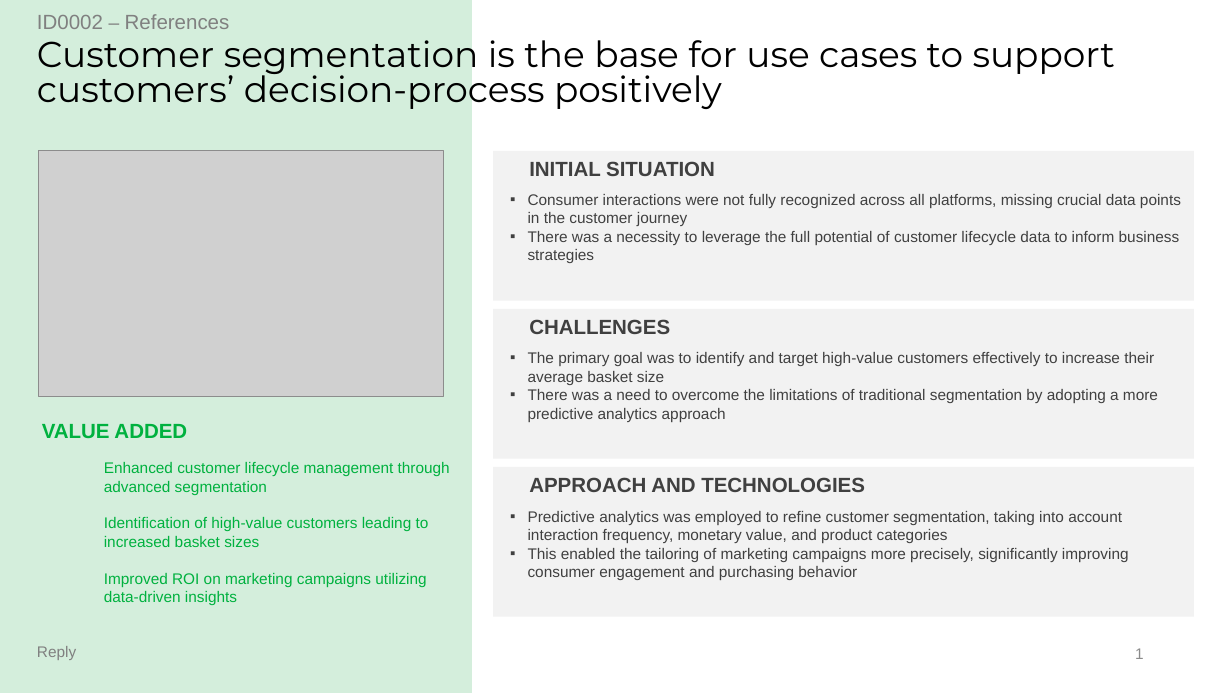
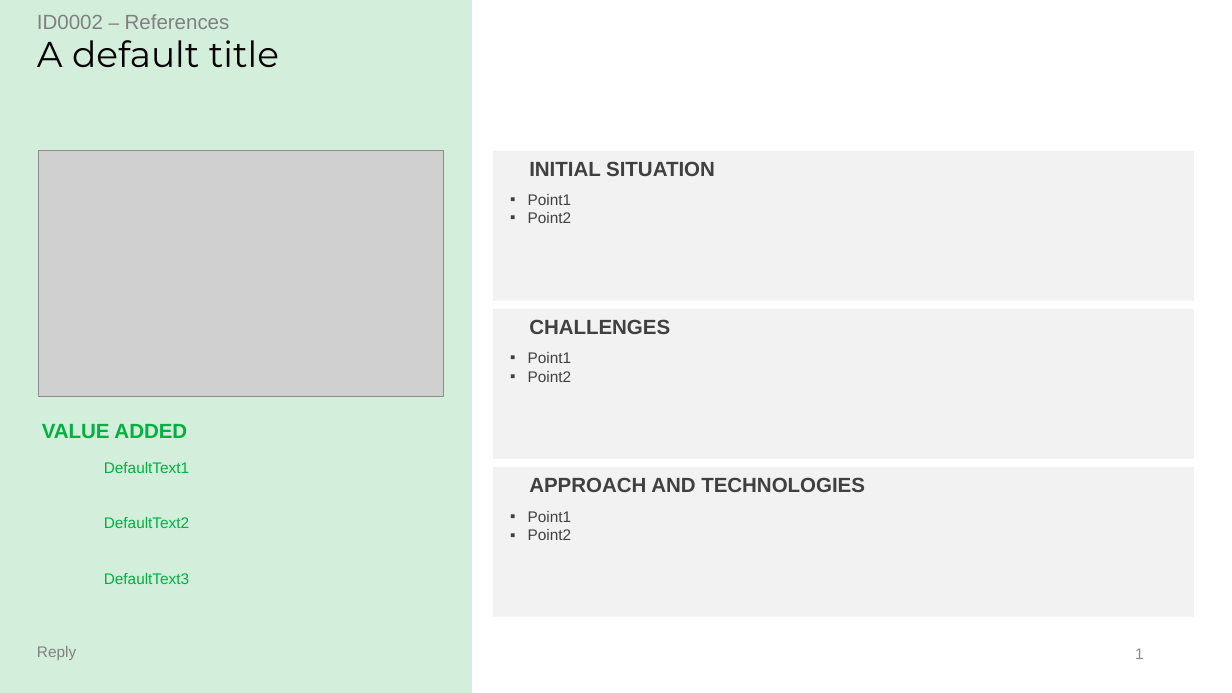
Before and after one commit to kocakkaan/skillshub-backend, a slide deck: slide 1 of src/main/resources/templates/projectreferences/project_template_en.pptx. Drawn at 1232x693 pixels with LibreOffice and Linux fonts; fonts in the diff are those of the drawing; grey boxes stand for pictures; background and template pictures are left out. Boxes give left, top, right and bottom in pixels: in the first picture for what was removed or moved away, otherwise in the second. Text is boxed around its words. In the diff, an @@ line names an element or a change of style, - is before the commit and + after.

```diff
--- a/src/main/resources/templates/projectreferences/project_template_en.pptx
+++ b/src/main/resources/templates/projectreferences/project_template_en.pptx
@@ title at [37,40,279,68]: text changed @@
-Customer segmentation is the base for use cases to support customers’ decision-process positively
+A default title
@@ text at [528,194,572,223]: text changed @@
-▪ Consumer interactions were not fully recognized across all platforms, missing crucial data points in the customer journey
-▪ There was a necessity to leverage the full potential of customer lifecycle data to inform business strategies
+▪ Point1
+▪ Point2
@@ text at [528,352,572,382]: text changed @@
-▪ The primary goal was to identify and target high-value customers effectively to increase their average basket size
-▪ There was a need to overcome the limitations of traditional segmentation by adopting a more predictive analytics approach
+▪ Point1
+▪ Point2
@@ text at [104,462,189,473]: text changed @@
-Enhanced customer lifecycle management through advanced segmentation
+DefaultText1
@@ text at [104,517,189,528]: text changed @@
-Identification of high-value customers leading to increased basket sizes
+DefaultText2
@@ text at [528,511,572,540]: text changed @@
-▪ Predictive analytics was employed to refine customer segmentation, taking into account interaction frequency, monetary value, and product categories
-▪ This enabled the tailoring of marketing campaigns more precisely, significantly improving consumer engagement and purchasing behavior
+▪ Point1
+▪ Point2
@@ text at [104,573,189,584]: text changed @@
-Improved ROI on marketing campaigns utilizing data-driven insights
+DefaultText3
```
Also in this commit, not shown: 2 other files.
